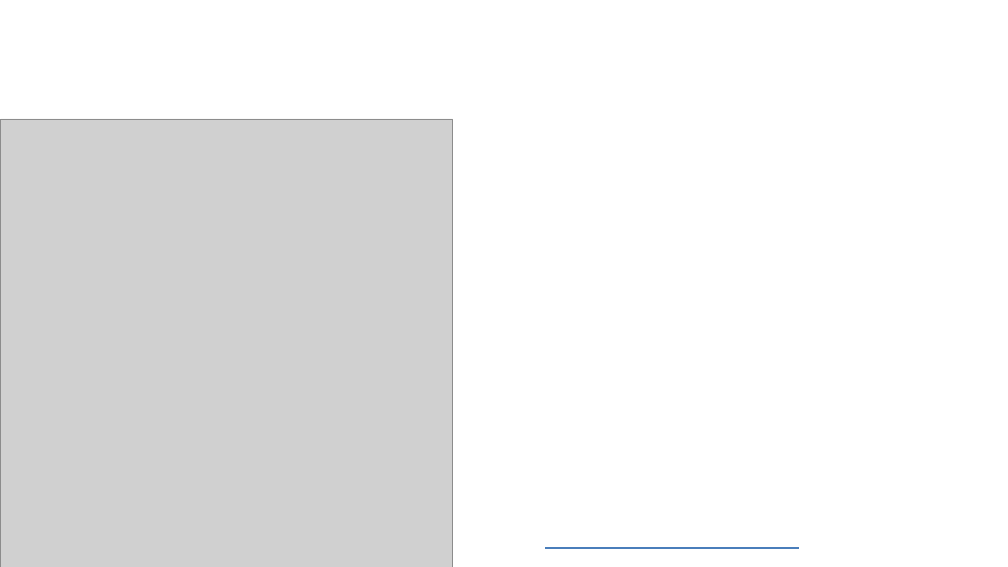
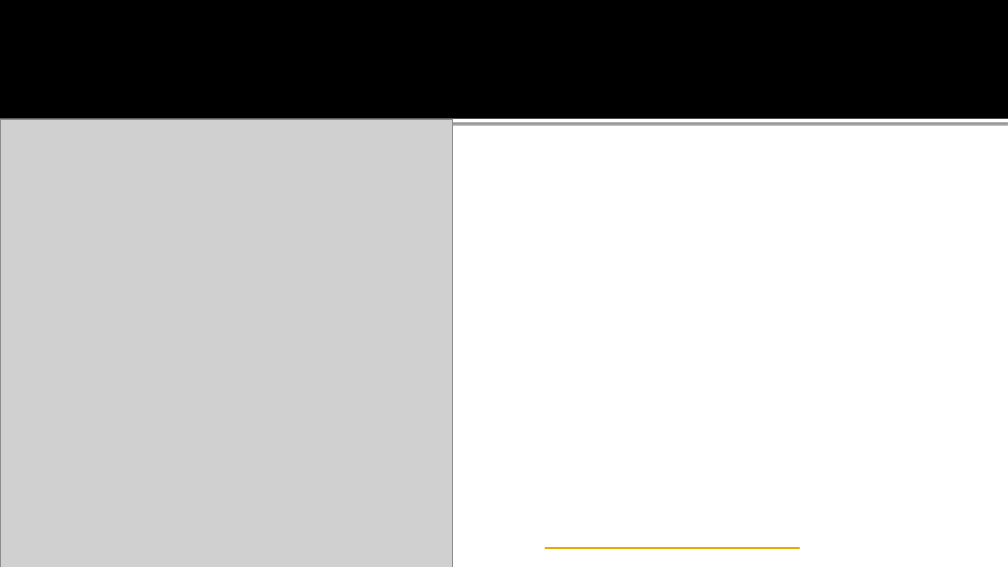
Before and after one commit to HCTsai/stylish_gesture_control, a slide deck: slide 13 of data/presentation_demo.pptx. Drawn at 1008x567 pixels with LibreOffice and Linux fonts; fonts in the diff are those of the drawing; grey boxes stand for pictures. Boxes give left, top, right and bottom in pixels: in the first picture for what was removed or moved away, otherwise in the second. Text is boxed around its words. In the diff, an @@ line names an element or a change of style, - is before the commit and + after.

```diff
--- a/data/presentation_demo.pptx
+++ b/data/presentation_demo.pptx
@@ rectangle added at (x1=0, y1=0, x2=1008, y2=119), fill #000000 @@
@@ rectangle added at (x1=0, y1=119, x2=1008, y2=123), fill #FFFFFF @@
@@ line (545, 547) - (799, 547): stroke #4B7EBC 2 pt to #EBA900 2 pt @@
```
Also in this commit, not shown: 11 other slides changed, 1 slide added, 1 slide removed, 12 other files.
